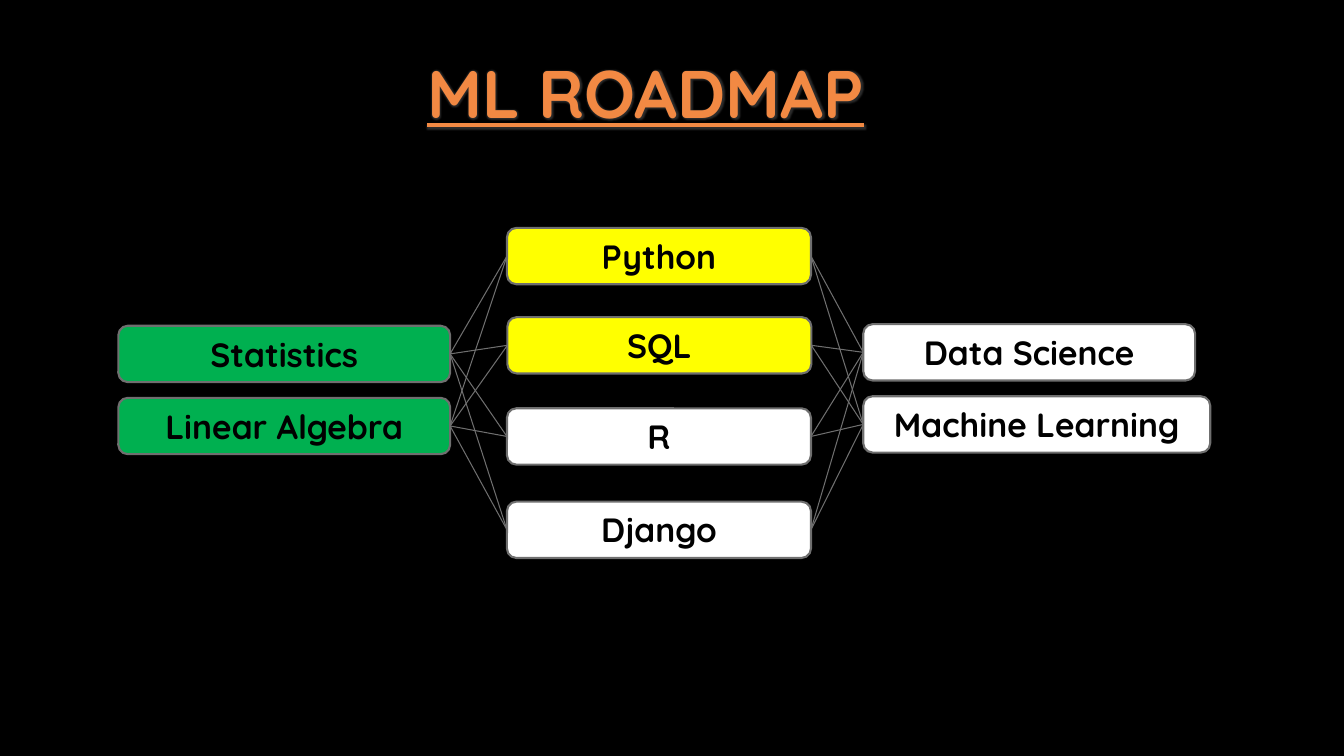
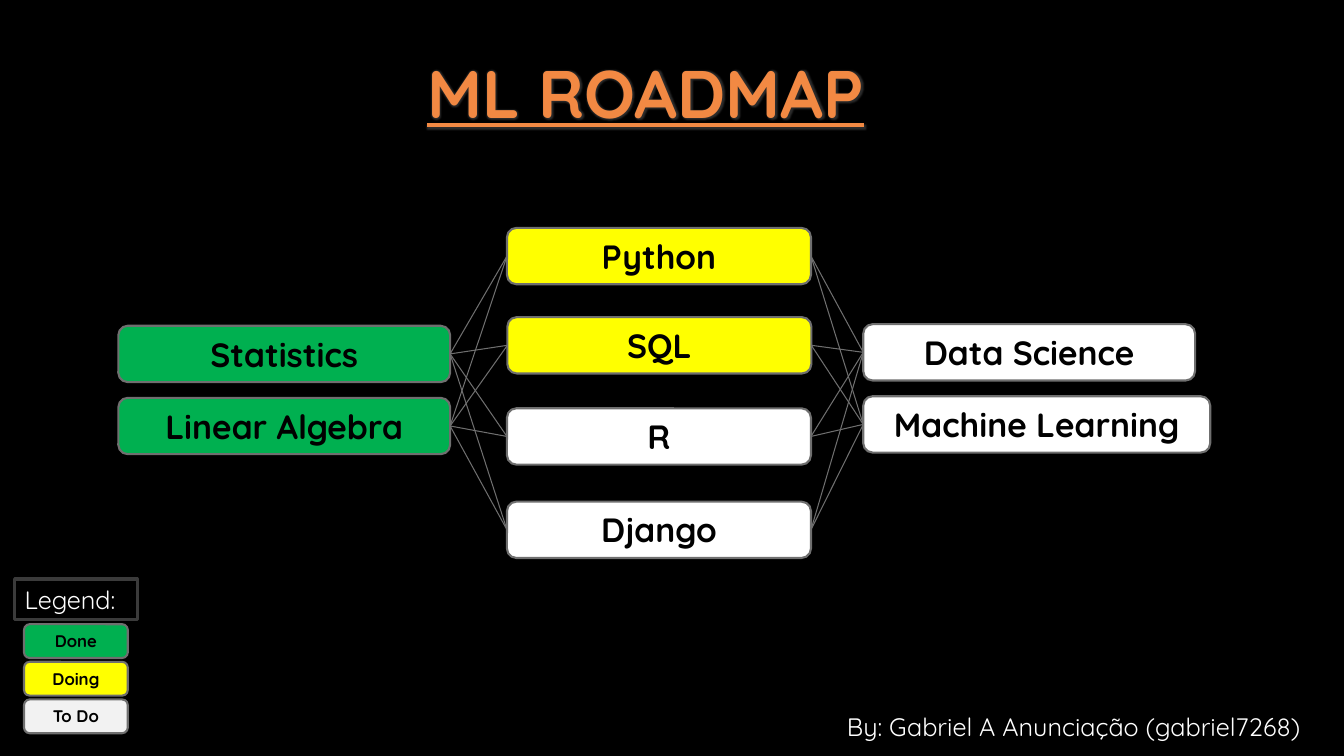
Before and after one commit to gabriel7268/Data-Science, a slide deck: slide 1 of Machine Learning/ML Roadmap - Gabriel/ML Roadmap - Gabriel.pptx. Drawn at 1344x756 pixels with LibreOffice and Linux fonts; fonts in the diff are those of the drawing; background and template pictures are left out. Boxes give left, top, right and bottom in pixels: in the first picture for what was removed or moved away, otherwise in the second. Text is boxed around its words. In the diff, an @@ line names an element or a change of style, - is before the commit and + after.

```diff
--- a/Machine Learning/ML Roadmap - Gabriel/ML Roadmap - Gabriel.pptx
+++ b/Machine Learning/ML Roadmap - Gabriel/ML Roadmap - Gabriel.pptx
@@ rectangle added at [14,579,137,619], outline #3B3B3B 2.25 pt, 18 pt, text #FFFFFF @@
+Legend:
@@ rounded rectangle added at [24,624,128,658], fill #00B050, outline #6F6F6F 1.5 pt, 12 pt, text #000000, bold @@
+Done
@@ rounded rectangle added at [24,662,128,697], fill #FFFF00, outline #6F6F6F 1.5 pt, 12 pt, text #000000, bold @@
+Doing
@@ rounded rectangle added at [24,700,128,734], fill #F2F2F2, outline #6F6F6F 1.5 pt, 12 pt, text #000000, bold @@
+To Do
@@ text added at [847,717,1301,741], 18 pt, text #FFFFFF @@
+By: Gabriel A Anunciação (gabriel7268)
```
Also in this commit, not shown: 4 other slides changed, 1 other file.
